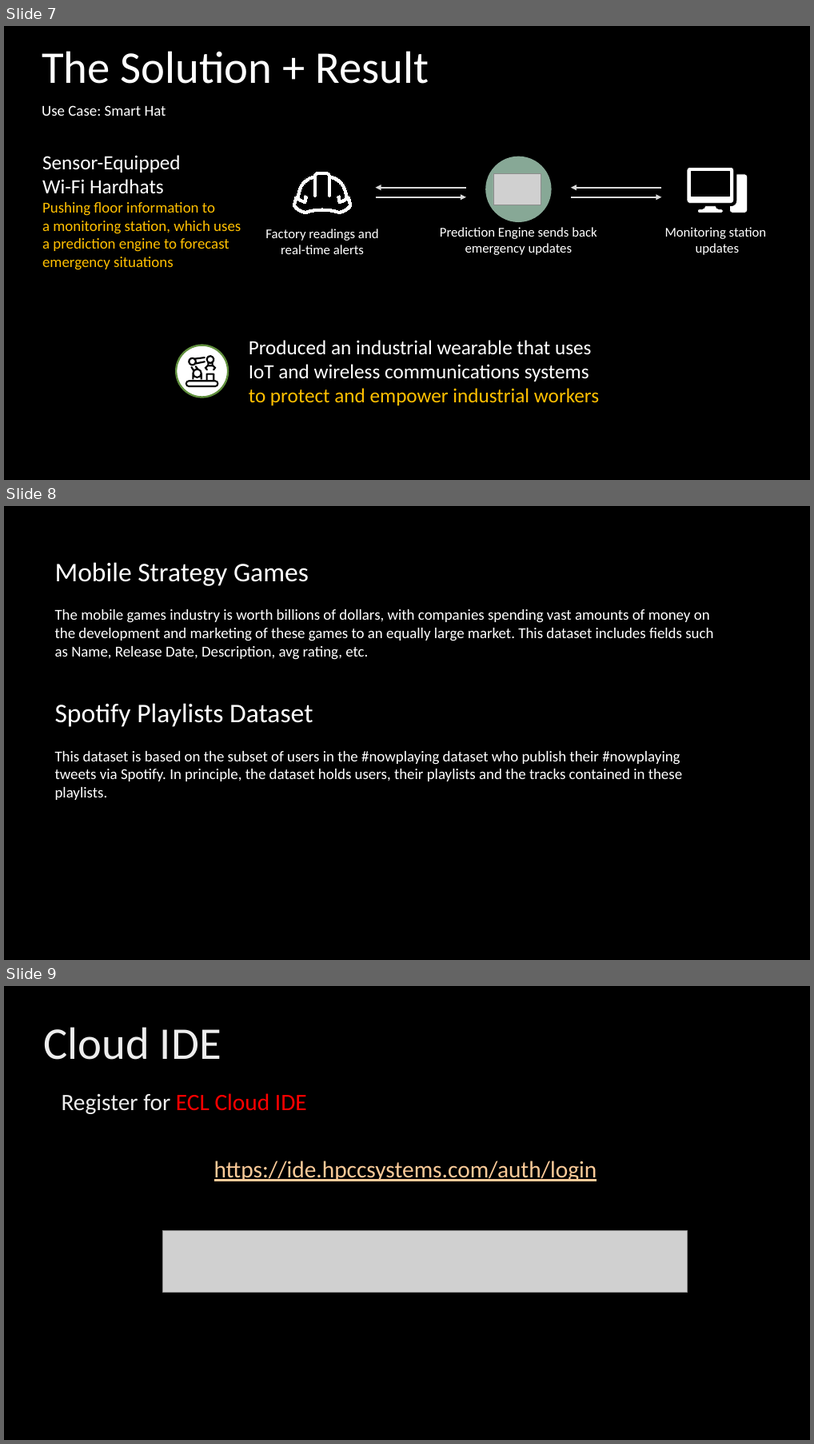
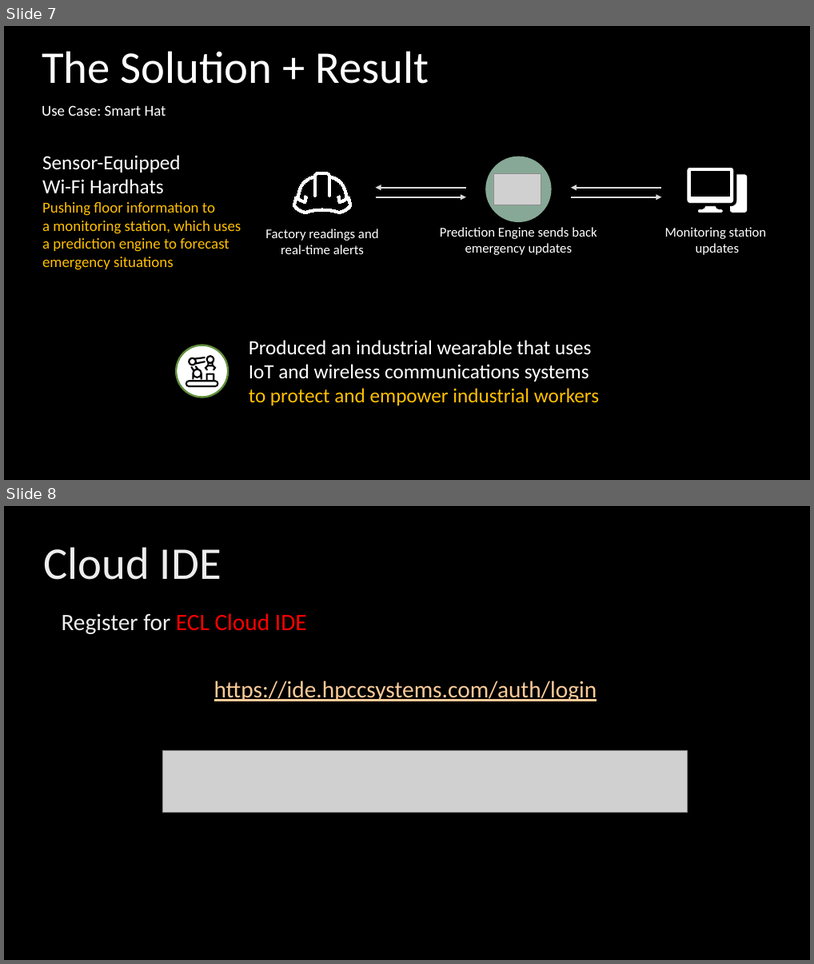
Before and after one commit to hpccsystems-solutions-lab/CodeDay_Feb2020, a slide deck: HPCC_Systems.pptx. Shown one above the other, each under a label of ours: slides 7, 8 and 9 before the commit, slides 7 and 8 after it. The pictures are 814x1444 and 814x964 pixels, drawn with LibreOffice and Linux fonts; fonts in the diff are those of the drawing; grey boxes stand for pictures; background and template pictures are left out. Boxes give left, top, right and bottom in pixels: in the first picture for what was removed or moved away, otherwise in the second. Text is boxed around its words. In the diff, an @@ line names an element or a change of style, - is before the commit and + after.

Commit message:
fix

```diff
--- a/HPCC_Systems.pptx
+++ b/HPCC_Systems.pptx
@@ slide 8 removed at (4,506,810,960), background picture (left out) @@
@@ text removed at (55,562,714,800) @@
-Mobile Strategy Games
-The mobile games industry is worth billions of dollars, with companies spending vast amounts of money on the development and marketing of these games to an equally large market. This dataset includes fields such as Name, Release Date, Description, avg rating, etc.
-Spotify Playlists Dataset
-This dataset is based on the subset of users in the #nowplaying dataset who publish their #nowplaying tweets via Spotify. In principle, the dataset holds users, their playlists and the tracks contained in these playlists.
@@ what was slide 9 is now slide 8 @@
```
